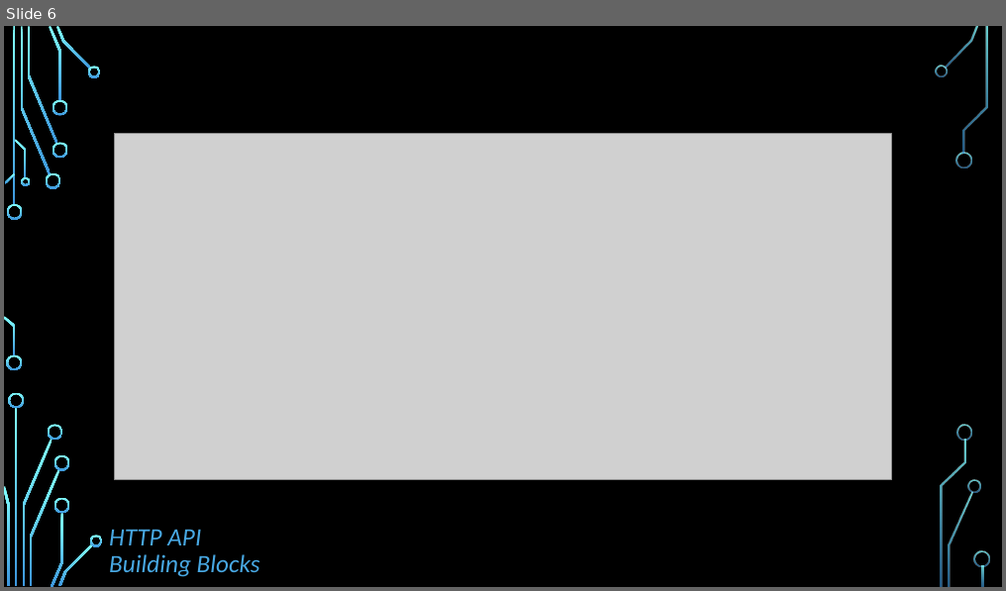
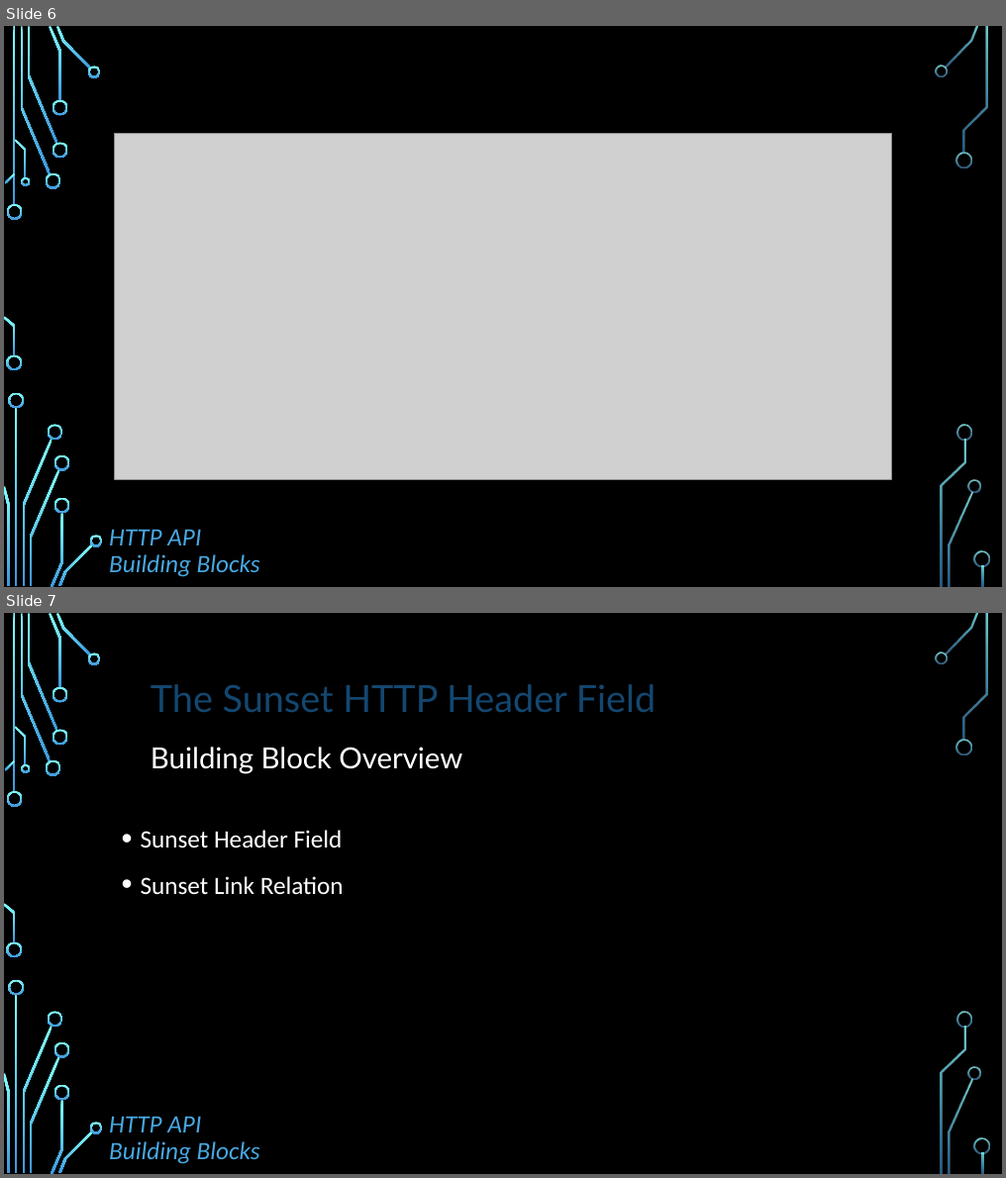
Before and after one commit to dret/HTTP-APIs, a slide deck: assets/slides/rfc8594.pptx. Shown one above the other, each under a label of ours: slide 6 before the commit, slides 6 and 7 after it. The pictures are 1006x591 and 1006x1178 pixels, drawn with LibreOffice and Linux fonts; fonts in the diff are those of the drawing; grey boxes stand for pictures; background and template pictures are left out. Boxes give left, top, right and bottom in pixels: in the first picture for what was removed or moved away, otherwise in the second. Text is boxed around its words. In the diff, an @@ line names an element or a change of style, - is before the commit and + after.

Commit message:
adding overview slide

```diff
--- a/assets/slides/rfc8594.pptx
+++ b/assets/slides/rfc8594.pptx
@@ slide 7 added at box(4, 613, 1002, 1174), background picture (left out); not listed: 36 template elements that a slide beside it also shows @@
@@ text added at box(151, 684, 655, 712), 36 pt, text #134770 @@
+The Sunset HTTP Header Field
@@ text added at box(151, 747, 462, 773), 28 pt, text #FFFFFF @@
+Building Block Overview
@@ text added at box(141, 830, 344, 895), 24 pt, text #FFFFFF @@
+• Sunset Header Field
+• Sunset Link Relation
@@ text added at box(109, 1116, 260, 1164), 24 pt, text #48A8E3, italic @@
+HTTP API Building Blocks
```
